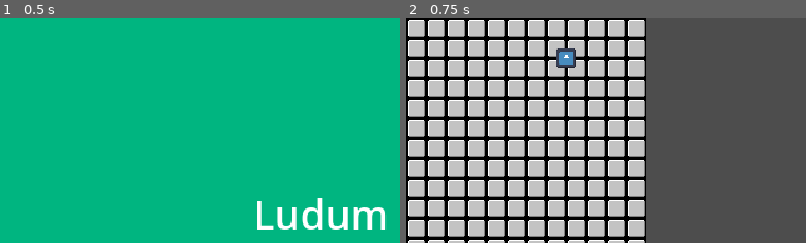
Above: before the commit, frames 1-2 (left to right).
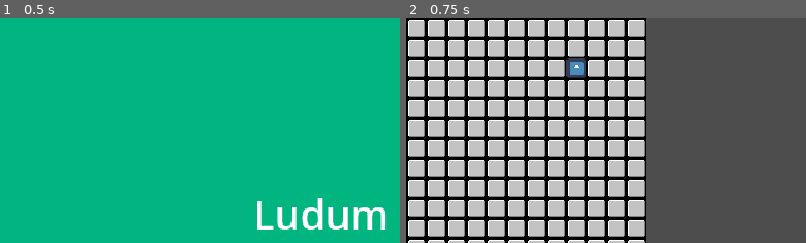
Above: after the commit, the same moments.

Repository: Burger-Bois/LD55-The-Only-Team
Game: Godot game, scene res://src/main.tscn
Same seed, same stepped clock (60 frames per second), same inputs: the game is played once before the commit and once after it. The engine's default icon, where the game draws it, is replaced by a stand-in: a white triangle on a blue panel in a dark square.
Inputs:
- Up to frame 1 (0.5 s): no input
- Up to frame 2 (0.75 s): click "Start" at 0.5 s
The pictures show only the part of the screen within x 0-50%, y 0-50%; the shares and areas given below are measured in that part.

Frame 1 is identical in both runs. In frame 2, 0.7% of the frame differs, in the area x 37-45%, y 13-27%.

Commit message:
Fix actor positioning

Diff:
--- a/src/levels/level.gd
+++ b/src/levels/level.gd
@@ -16,12 +16,15 @@
 
 
 func _ready():
+    # Set actor positions based on coordinates
     for column_i in range(_grid.size()):
         var column = _grid[column_i]
         for row_i in range(column.size()):
             var actor = column[row_i] as Actor
             if is_instance_valid(actor):
-                actor.position = Vector2(column_i, row_i) * Vector2(Constants.CELL_SIZE)
+                actor.position = \
+                        Vector2(column_i, row_i) * Vector2(Constants.CELL_SIZE) \
+                        + Vector2(Constants.CELL_SIZE) / 2
 
 
 func add_actor(coords: Vector2i, actor: Actor):
